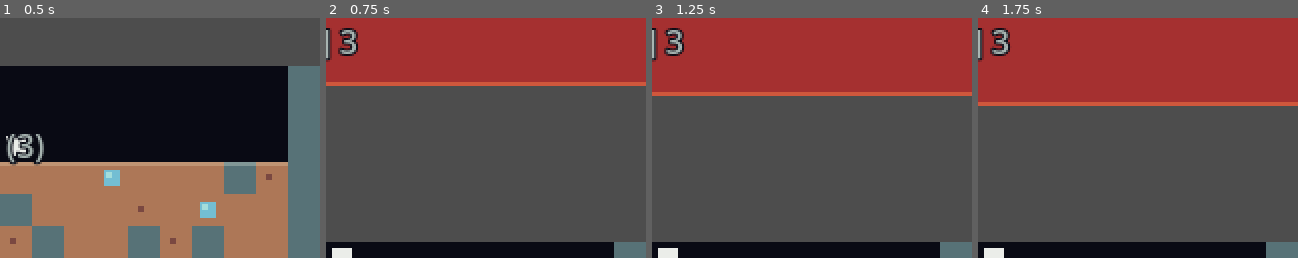
Above: before the commit, frames 1-4 (left to right).
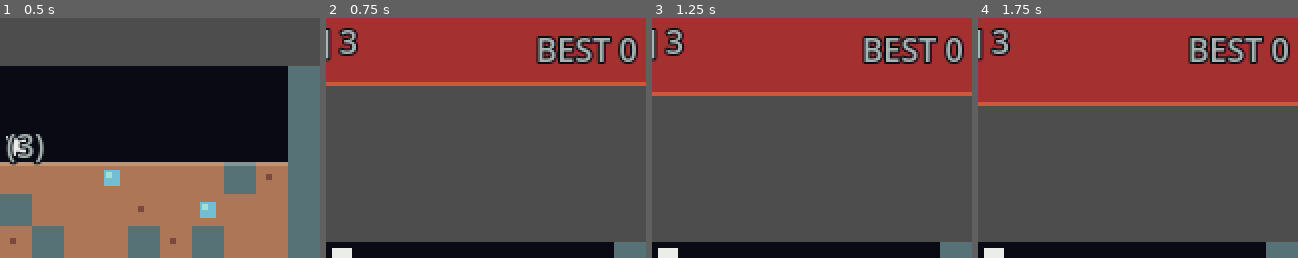
Above: after the commit, the same moments.

Repository: DwarvenExcursion/dwarven-depths
Game: Godot game, scene res://main.tscn
Same seed, same stepped clock (60 frames per second), same inputs: the game is played once before the commit and once after it.
Inputs:
- Up to frame 1 (0.5 s): no input
- Up to frame 2 (0.75 s): tap Enter (start_game) at 0.5 s; hold Up (move_up) from 0.53 s (still down); hold Z (dig) from 0.53 s (still down)
- Up to frame 3 (1.25 s): keep holding Up (move_up); keep holding Z (dig); tap Enter (start_game) at 0.8 s
- Up to frame 4 (1.75 s): keep holding Up (move_up); tap Enter (start_game) at 1.25, 1.35 s; release Z (dig) at 1.28 s; tap Z (dig) at 1.55 s
The pictures show only the part of the screen within x 50-100%, y 0-50%; the shares and areas given below are measured in that part.

Frame 1 is identical in both runs. In frame 2, 2.9% of the frame differs, in the area x 65-98%, y 7-20%; in frame 3, 2.9%; in frame 4, 2.9%.

Commit message:
cleaned up code and added best score to config

Diff:
--- a/anbernic-custom-game/main.gd
+++ b/anbernic-custom-game/main.gd
@@ -27,6 +27,8 @@
 const MOVE_DELAY := 0.11
 const FLOOD_LEAD := 6.0
 const BOMB_COST := 3
+const VOL_STEP := 0.1
+const SETTINGS_PATH := "user://settings.cfg"
 
 const STRATA := [
 	{"at": 0,   "stone": 0.10, "gem": 0.07,
@@ -51,19 +53,17 @@
 var generated_to := -1
 var score := 0
 var deepest := 0
+var best := 0
 var flood_row := -8.0
 var move_cd := 0.0
 var last_dir := Vector2i(0, 1)
 var shake := 0.0
-
-
-const VOL_STEP := 0.1
-const SETTINGS_PATH := "user://settings.cfg"
 var volume := 0.7
 
 @onready var cam: Camera2D = $Camera2D
 @onready var label: Label = $UI/Score
 @onready var title: Label = $UI/Title
+@onready var best_label: Label = $UI/Best
 
 @onready var sfx_dig: AudioStreamPlayer = $SfxDig
 @onready var sfx_gem: AudioStreamPlayer = $SfxGem
@@ -72,12 +72,41 @@
 
 
 func _ready() -> void:
-	for l in [label, title]:
+	load_settings()
+	apply_volume()
+	for l in [label, title, best_label]:
 		l.add_theme_color_override("font_color", C_TEXT)
 		l.add_theme_color_override("font_outline_color", C_BG)
 		l.add_theme_constant_override("outline_size", 4)
 	generate_to(VIEW_ROWS + 10)
 
+
+# --- Settings ----------------------------------------------------
+
+func apply_volume() -> void:
+	var bus := AudioServer.get_bus_index("Master")
+	# linear_to_db(0) is -inf, which misbehaves; mute instead.
+	AudioServer.set_bus_mute(bus, volume <= 0.001)
+	AudioServer.set_bus_volume_db(bus, linear_to_db(max(volume, 0.001)))
+
+
+func save_settings() -> void:
+	var cfg := ConfigFile.new()
+	cfg.set_value("audio", "volume", volume)
+	cfg.set_value("run", "best", best)
+	var err := cfg.save(SETTINGS_PATH)
+	if err != OK:
+		push_error("settings save failed: %d" % err)
+
+
+func load_settings() -> void:
+	var cfg := ConfigFile.new()
+	if cfg.load(SETTINGS_PATH) == OK:
+		volume = clampf(cfg.get_value("audio", "volume", 0.7), 0.0, 1.0)
+		best = cfg.get_value("run", "best", 0)
+
+
+# --- World -------------------------------------------------------
 
 func stratum(row: int) -> Dictionary:
 	var s: Dictionary = STRATA[0]
@@ -86,8 +115,6 @@
 			s = e
 	return s
 
-	load_settings()
-	apply_volume()
 
 func generate_to(row: int) -> void:
 	while generated_to < row:
@@ -150,6 +177,8 @@
 	draw_rect(Rect2(0, -8000, COLS * TILE, flood_row * TILE + 8000), C_FLOOD)
 	draw_rect(Rect2(0, flood_row * TILE - 2, COLS * TILE, 2), C_FLOOD_HI)
 
+
+# --- Actions -----------------------------------------------------
 
 func _unhandled_input(event: InputEvent) -> void:
 	if event.is_action_pressed("quit_game"):
@@ -203,7 +232,12 @@
 	state = State.DEAD
 	shake = 0.0
 	sfx_death.play()
-
+	if deepest > best:
+		best = deepest
+		save_settings()
+
+
+# --- Main loop ---------------------------------------------------
 
 func _process(delta: float) -> void:
 	match state:
@@ -213,6 +247,7 @@
 			var bar := "#".repeat(filled) + ".".repeat(10 - filled)
 			title.text = "DWARVEN DEPTHS\n\nARROWS dig · Z blast (3)\nESC quit\n\nVOL %s  < >\n\nPress Enter / START" % bar
 			label.text = ""
+			best_label.text = ""
 			cam.position = Vector2(COLS * TILE * 0.5, VIEW_ROWS * TILE * 0.4)
 			cam.offset = Vector2.ZERO
 
@@ -226,30 +261,26 @@
 			if changed:
 				apply_volume()
 				save_settings()
-				sfx_gem.play()
+				sfx_gem.play()   # doubles as a preview of the new level
 
 			if Input.is_action_just_pressed("start_game"):
 				restart()
 			return
+
+		State.DEAD:
 			title.visible = true
-			title.text = "DWARVEN DEPTHS\n\nDig deep. Don't drown.\n\nARROWS / D-PAD  dig\nZ / A  blast  (3 gems)\nESC / SELECT  quit\n\nPress Enter / START"
+			# die() updates best before this runs, so a record run compares equal.
+			var tag := "NEW BEST!" if deepest >= best else "BEST %d" % best
+			title.text = "DEPTH %d\nGEMS %d\n%s\n\nPress Enter / START" % [deepest, score, tag]
 			label.text = ""
-			cam.position = Vector2(COLS * TILE * 0.5, VIEW_ROWS * TILE * 0.4)
+			best_label.text = ""
 			cam.offset = Vector2.ZERO
 			if Input.is_action_just_pressed("start_game"):
 				restart()
 			return
 
-		State.DEAD:
-			title.visible = true
-			title.text = "DEPTH %d\nGEMS %d\n\nPress Enter / START" % [deepest, score]
-			label.text = ""
-			cam.offset = Vector2.ZERO
-			if Input.is_action_just_pressed("start_game"):
-				restart()
-			return
-
 	title.visible = false
+	best_label.text = "BEST %d" % best
 
 	move_cd -= delta
 	if move_cd <= 0.0:
@@ -294,18 +325,3 @@
 	state = State.PLAY
 	generate_to(VIEW_ROWS + 10)
 	queue_redraw()
-
-func apply_volume() -> void:
-	var bus := AudioServer.get_bus_index("Master")
-	AudioServer.set_bus_mute(bus, volume <= 0.001)
-	AudioServer.set_bus_volume_db(bus, linear_to_db(max(volume, 0.001)))
-
-func save_settings() -> void:
-	var cfg := ConfigFile.new()
-	cfg.set_value("audio", "volume", volume)
-	cfg.save(SETTINGS_PATH)
-
-func load_settings() -> void:
-	var cfg := ConfigFile.new()
-	if cfg.load(SETTINGS_PATH) == OK:
-		volume = clampf(cfg.get_value("audio", "volume", 0.7), 0.0, 1.0)
--- a/anbernic-custom-game/main.tscn
+++ b/anbernic-custom-game/main.tscn
@@ -21,6 +21,16 @@
 size_flags_horizontal = 4
 metadata/_edit_use_anchors_ = true
 
+[node name="Best" type="Label" parent="UI" unique_id=1292295174]
+anchors_preset = 1
+anchor_left = 1.0
+anchor_right = 1.0
+offset_left = -40.0
+offset_bottom = 23.0
+grow_horizontal = 0
+offset_transform_enabled = true
+offset_transform_position = Vector2(-4, 4)
+
 [node name="Camera2D" type="Camera2D" parent="." unique_id=88407584]
 
 [node name="SfxDig" type="AudioStreamPlayer" parent="." unique_id=2023788933]
